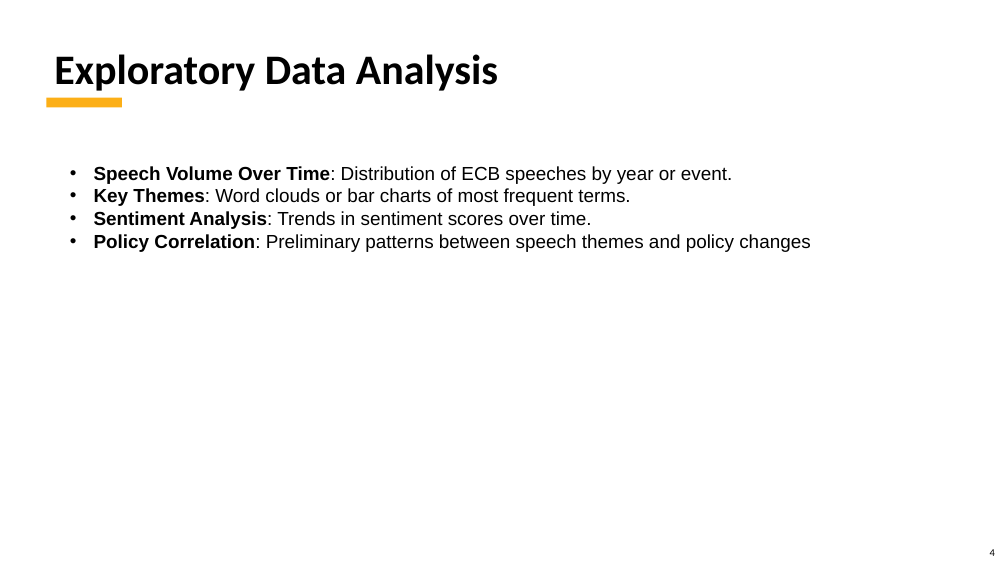
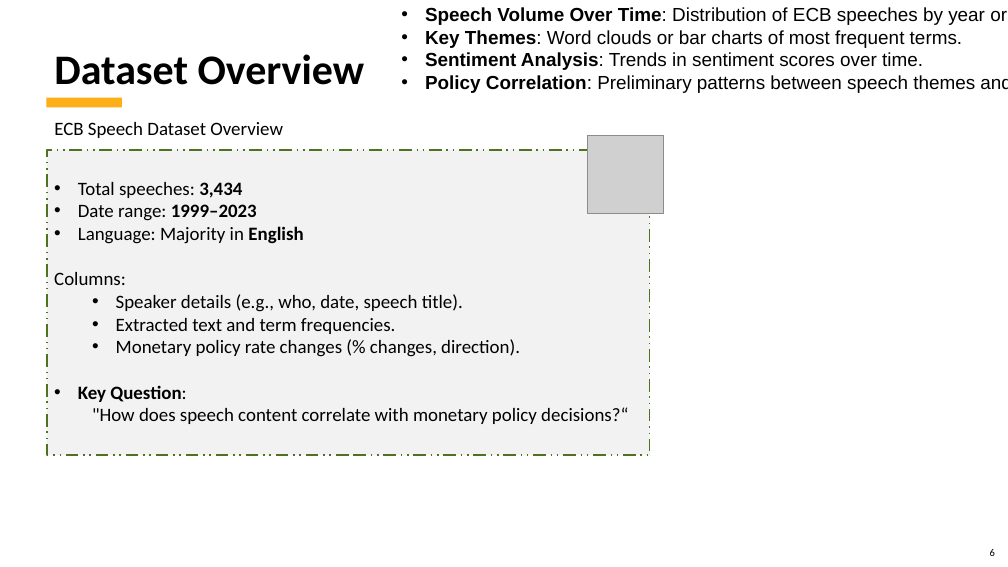
Before and after one commit to kubernetes-world/3666-ANLP-Predicting-ECB-Monetary-Policy, a slide deck: slide 6 of 3666 ANLP - Predicting ECB Monetary Policy.Final Project.pptx (slide 4 before the commit). Drawn at 1008x567 pixels with LibreOffice and Linux fonts; fonts in the diff are those of the drawing; grey boxes stand for pictures; background and template pictures are left out. Boxes give left, top, right and bottom in pixels: in the first picture for what was removed or moved away, otherwise in the second. Text is boxed around its words. In the diff, an @@ line names an element or a change of style, - is before the commit and + after.

```diff
--- a/3666 ANLP - Predicting ECB Monetary Policy.Final Project.pptx
+++ b/3666 ANLP - Predicting ECB Monetary Policy.Final Project.pptx
@@ text "Speech Volume Over Time: Distribution ..." rewrapped from (x1=94, y1=166, x2=810, y2=252) to (x1=425, y1=7, x2=1008, y2=93) @@
@@ title at (x1=54, y1=54, x2=365, y2=85): text changed @@
-Exploratory Data Analysis
+Dataset Overview
@@ text added at (x1=54, y1=122, x2=283, y2=138), 18 pt, text #000000 @@
+ECB Speech Dataset Overview
@@ picture added at (x1=588, y1=135, x2=664, y2=214) @@
@@ rectangle added at (x1=47, y1=150, x2=650, y2=455), fill #F2F2F2, outline #4E7220 1.5 pt dashed, 18 pt, text #000000 @@
+• Total speeches: 3,434
+• Date range: 1999–2023
+• Language: Majority in English
+Columns:
+  • Speaker details (e.g., who, date, speech title).
+  • Extracted text and term frequencies.
+  • Monetary policy rate changes (% changes, direction).
+• Key Question:
+  "How does speech content correlate with monetary policy decisions?“
@@ page number at (x1=990, y1=549, x2=995, y2=556): text changed @@
-4
+6
```
Also in this commit, not shown: 3 other slides changed, 8 slides added, 3 slides removed.
